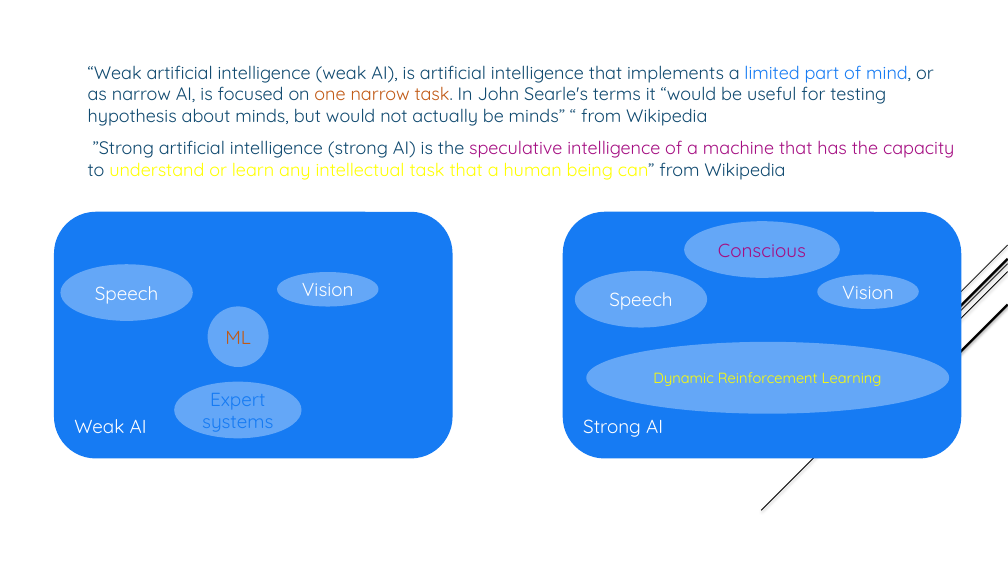
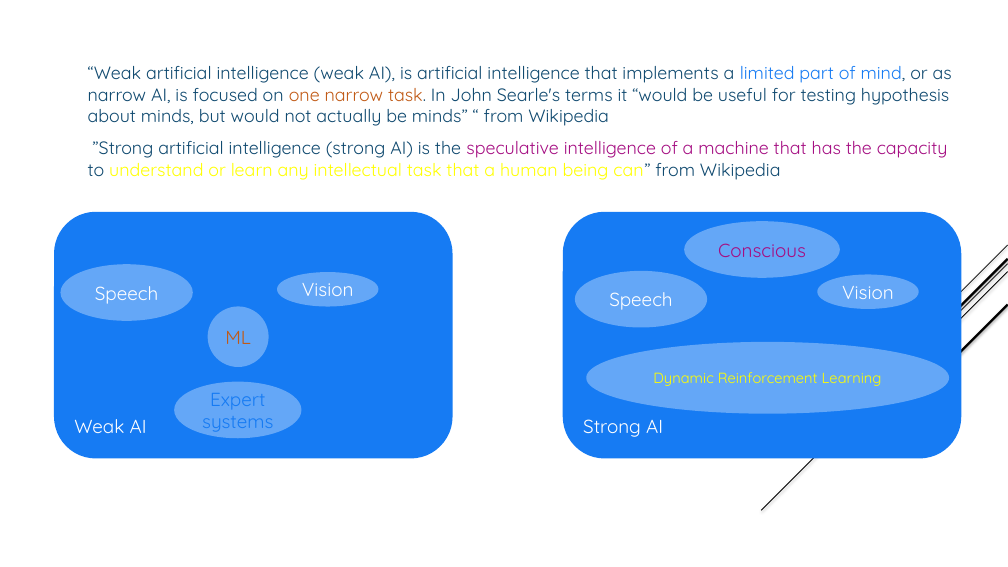
Before and after one commit to jnguyen1192/SIA, a slide deck: slide 3 of SAI_presentation_libre_office.pptx. Drawn at 1008x567 pixels with LibreOffice and Linux fonts; fonts in the diff are those of the drawing. Boxes give left, top, right and bottom in pixels: in the first picture for what was removed or moved away, otherwise in the second. Text is boxed around its words. In the diff, an @@ line names an element or a change of style, - is before the commit and + after.

Commit message:
#12 Weak AI vs Strong AI explanation concept number one part 25 added

```diff
--- a/SAI_presentation_libre_office.pptx
+++ b/SAI_presentation_libre_office.pptx
@@ text "“Weak artificial intelligence (weak AI), ..." at bbox=[88, 66, 952, 180]: size 17.2 to 17 pt @@
```
